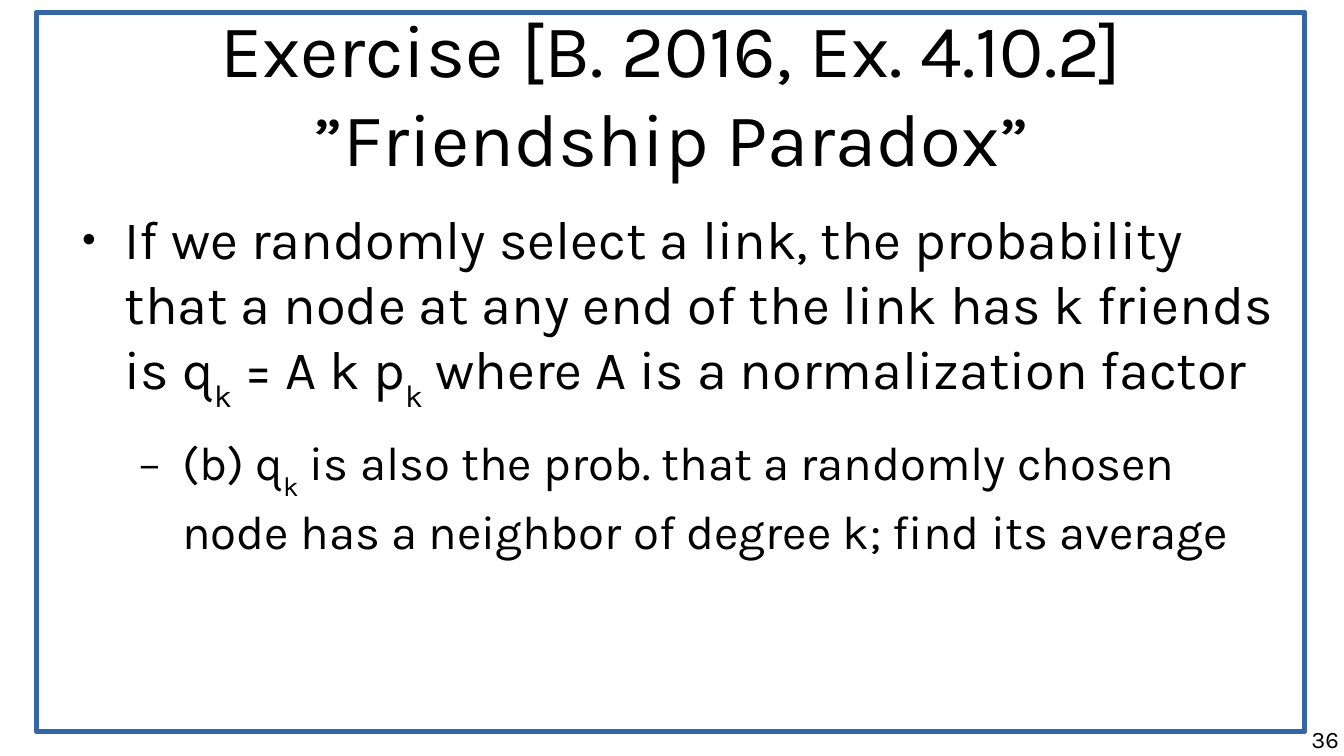
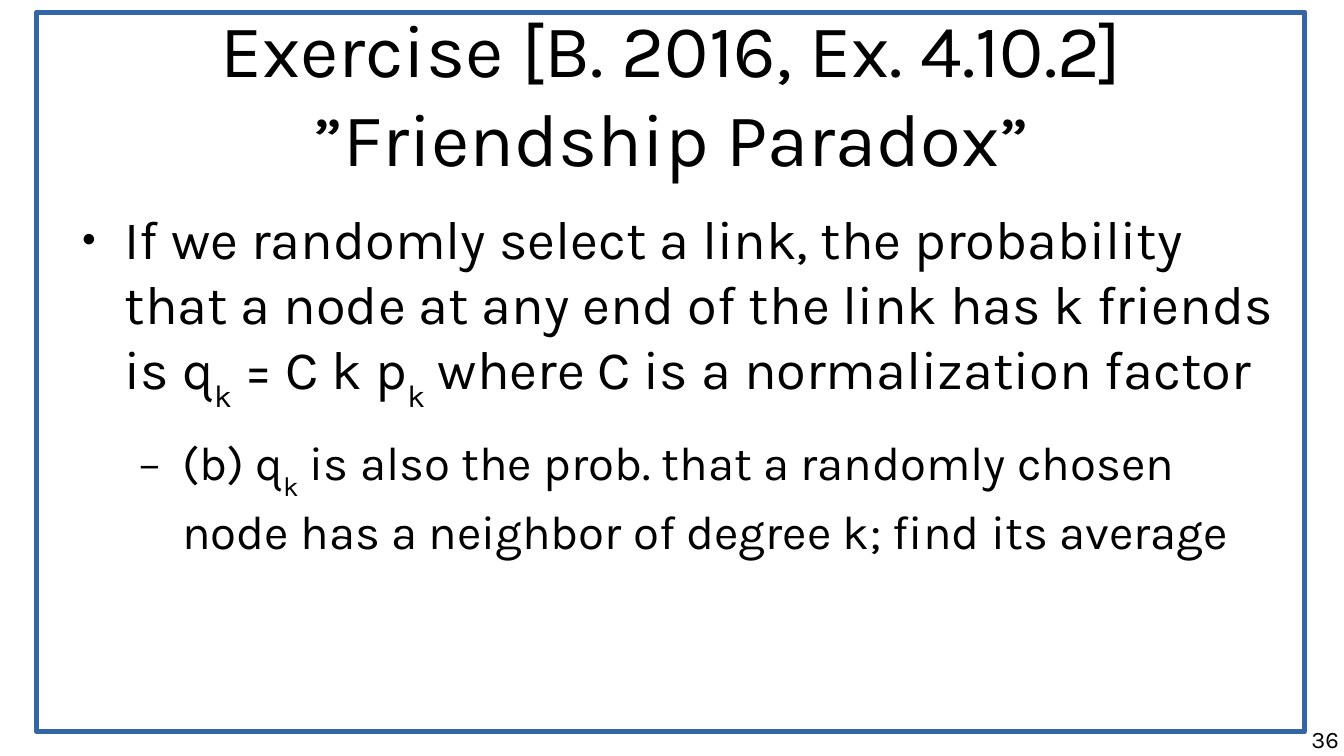
Before and after one commit to chatox/networks-science-course, a slide deck: slide 36 of theory/tt04_scale_free_networks.odp. Drawn at 1344x756 pixels with LibreOffice and Linux fonts; fonts in the diff are those of the drawing. Boxes give left, top, right and bottom in pixels: in the first picture for what was removed or moved away, otherwise in the second. Text is boxed around its words. In the diff, an @@ line names an element or a change of style, - is before the commit and + after.

```diff
--- a/theory/tt04_scale_free_networks.odp
+++ b/theory/tt04_scale_free_networks.odp
@@ text at (x1=125, y1=221, x2=1272, y2=390): text changed @@
-● If we randomly select a link, the probability that a node at any end of the link has k friends is qk = A k pk where A is a normalization factor
+● If we randomly select a link, the probability that a node at any end of the link has k friends is qk = C k pk where C is a normalization factor
```
Also in this commit, not shown: 16 other slides changed, 4 other files.
